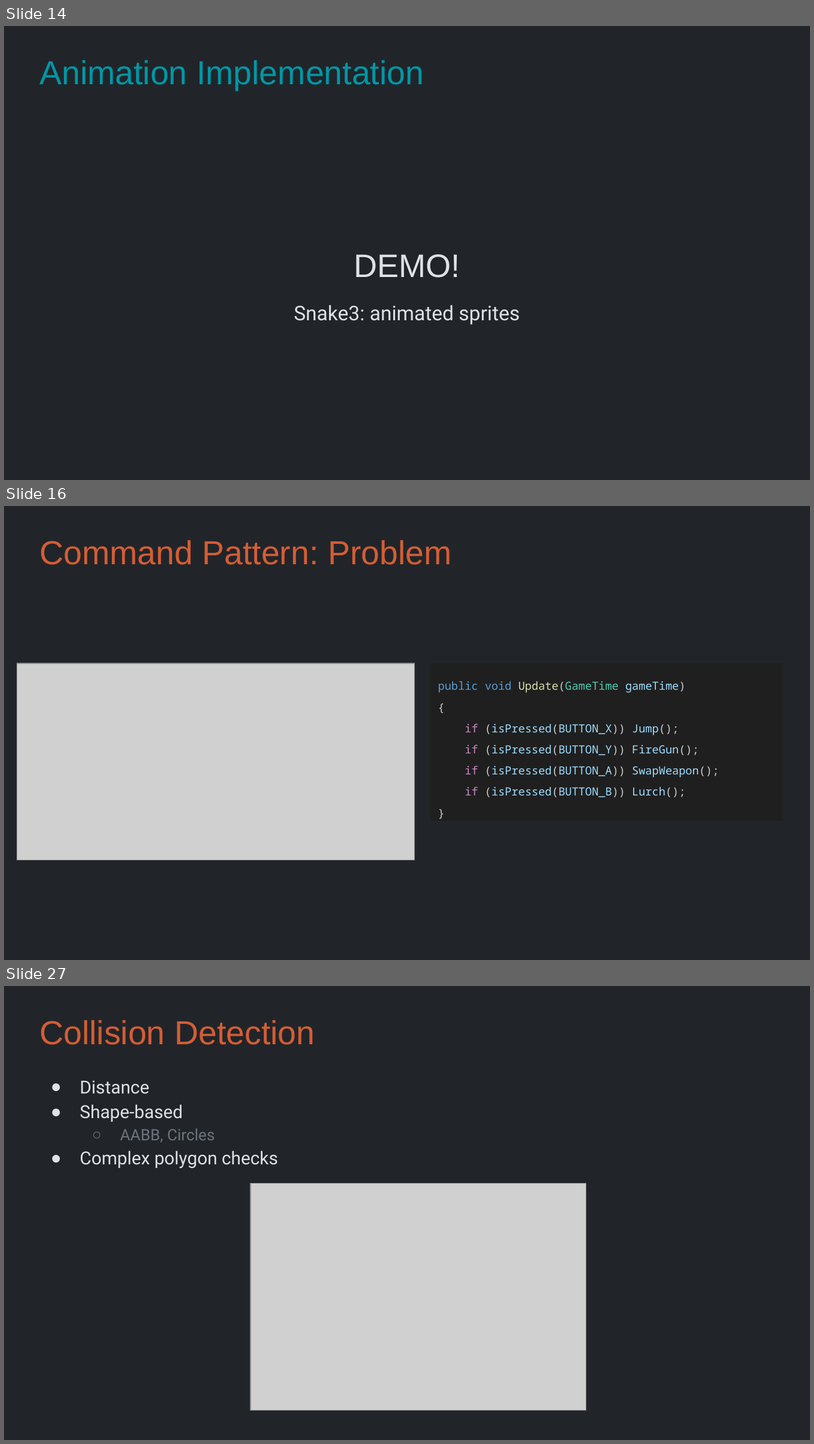
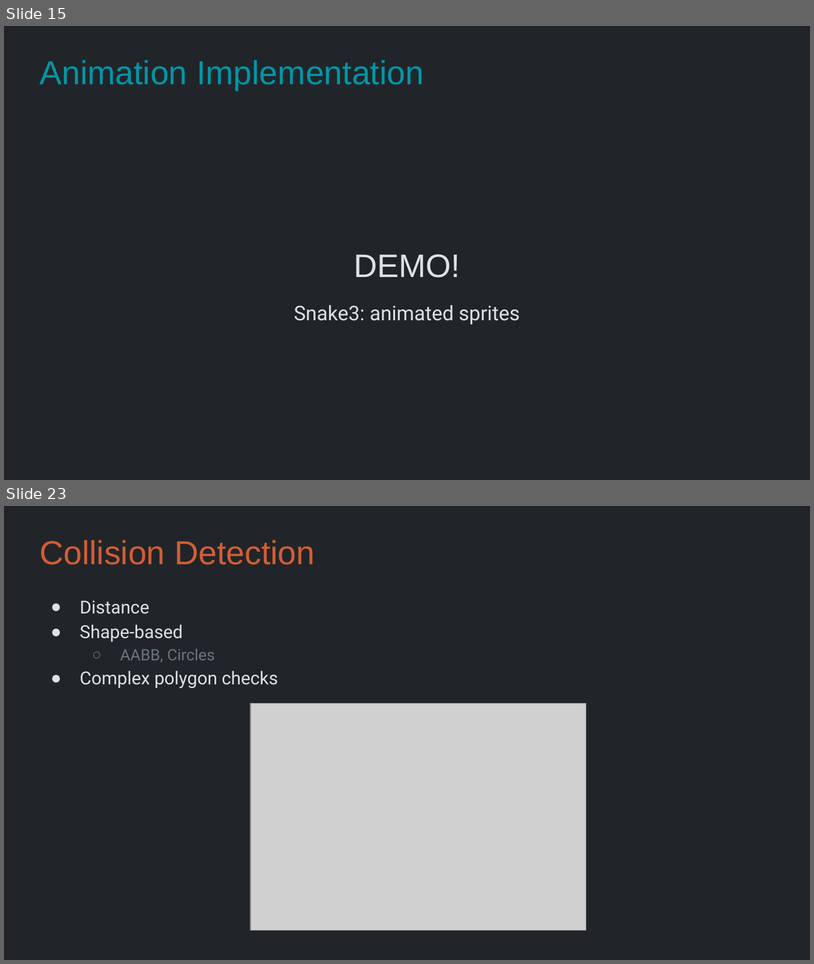
Before and after one commit to Metamate/gar, a slide deck: slides/03 Snake.pptx. Shown one above the other, each under a label of ours: slides 14, 16 and 27 before the commit, slides 15 and 23 after it; the slides between them are not shown. The pictures are 814x1444 and 814x964 pixels, drawn with LibreOffice and Linux fonts; fonts in the diff are those of the drawing; grey boxes stand for pictures. Boxes give left, top, right and bottom in pixels: in the first picture for what was removed or moved away, otherwise in the second. Text is boxed around its words. In the diff, an @@ line names an element or a change of style, - is before the commit and + after.

```diff
--- a/slides/03 Snake.pptx
+++ b/slides/03 Snake.pptx
@@ slide 16 removed at box(4, 506, 810, 960), background #212529 @@
@@ title removed at box(39, 540, 452, 565) @@
-Command Pattern: Problem
@@ picture removed at box(17, 663, 415, 860) @@
@@ text removed at box(430, 663, 782, 820) @@
-public void Update(GameTime gameTime)
-{
-if (isPressed(BUTTON_X)) Jump();
-if (isPressed(BUTTON_Y)) FireGun();
-if (isPressed(BUTTON_A)) SwapWeapon();
-if (isPressed(BUTTON_B)) Lurch();
-}
@@ what was slide 14 is now slide 15 @@
@@ what was slide 27 is now slide 23 @@
```
Also in this commit, not shown: 10 slides changed, 4 slides added, 10 other slides removed, 2 other files.
